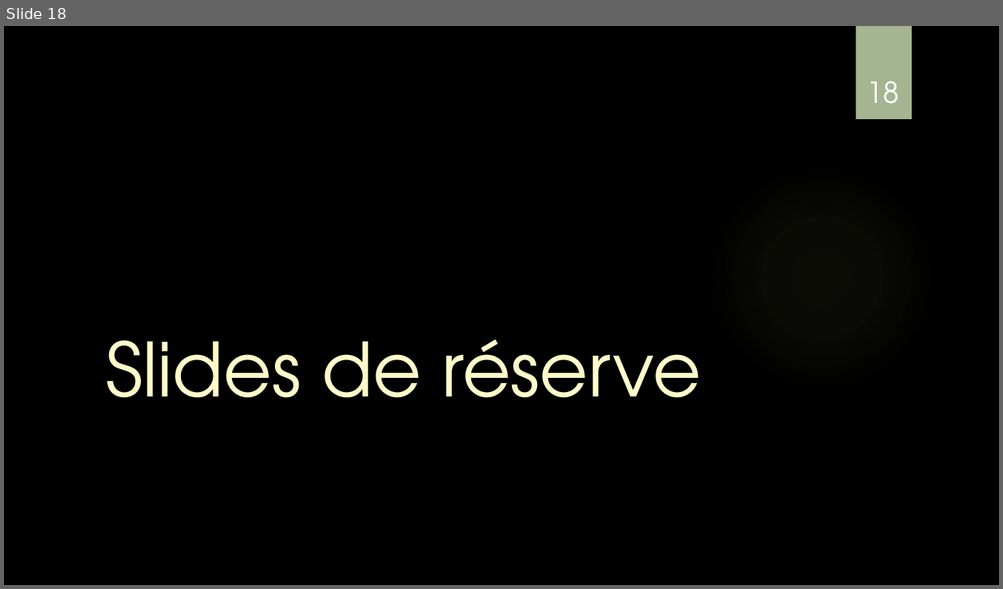
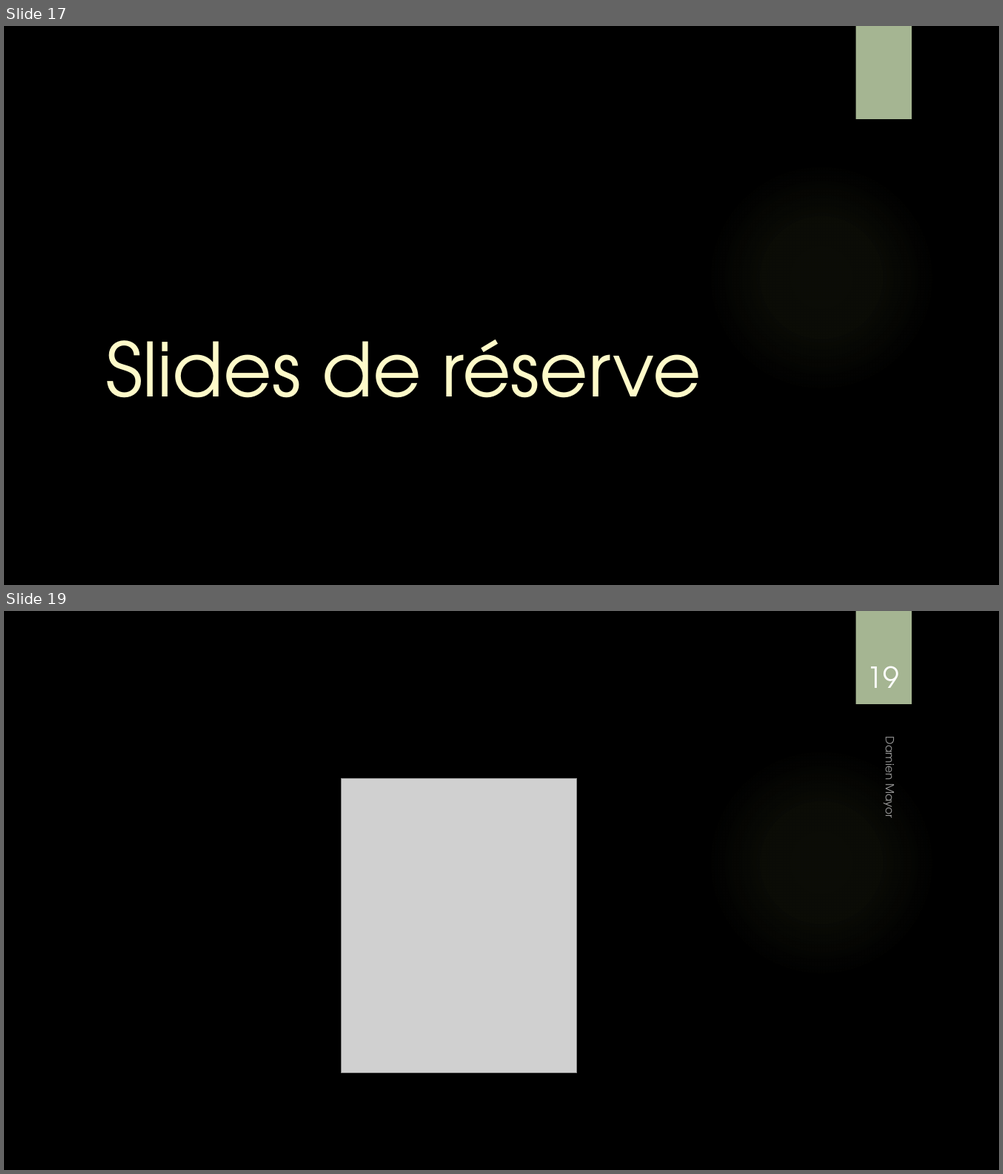
Before and after one commit to damienmayor/TPI, a slide deck: Présentation/Présentation TPI DMA.pptx. Shown one above the other, each under a label of ours: slide 18 before the commit, slides 17 and 19 after it; the slides between them are not shown. The pictures are 1003x589 and 1003x1174 pixels, drawn with LibreOffice and Linux fonts; fonts in the diff are those of the drawing; grey boxes stand for pictures; background and template pictures are left out. Boxes give left, top, right and bottom in pixels: in the first picture for what was removed or moved away, otherwise in the second. Text is boxed around its words. In the diff, an @@ line names an element or a change of style, - is before the commit and + after.

```diff
--- a/Présentation/Présentation TPI DMA.pptx
+++ b/Présentation/Présentation TPI DMA.pptx
@@ slide 19 added at (4, 611, 999, 1170), background picture (left out); not listed: 2 template elements that a slide beside it also shows @@
@@ page number added at (867, 666, 899, 688), 28 pt, text #FFFFFF @@
+19
@@ text added at (879, 741, 899, 817), 11 pt, text #FFFFFF at 60% opacity @@
+Damien Mayor
@@ picture added at (341, 778, 577, 1073) @@
@@ what was slide 18 is now slide 17 @@
@@ slide 17 changed as well @@
@@ page number removed at (867, 81, 899, 104) @@
-18
```
Also in this commit, not shown: 11 other slides changed, 3 other slides added, 4 slides removed, 1 other file.
